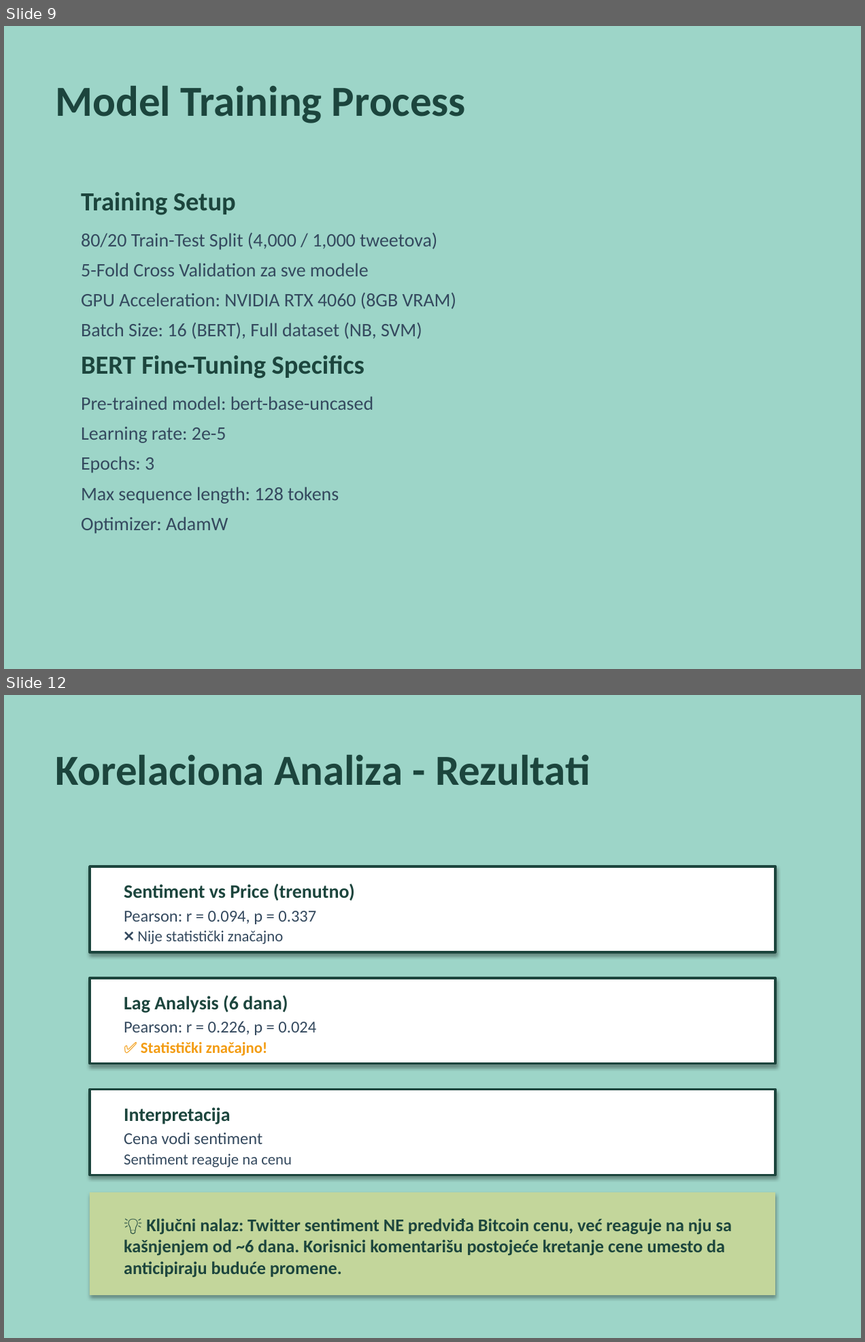
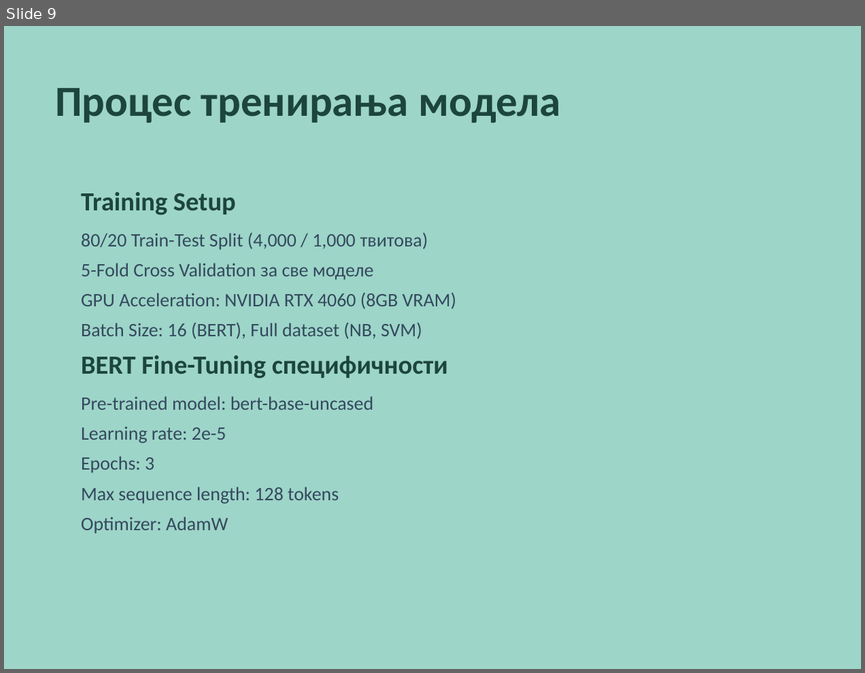
Before and after one commit to borisletic/diplomski, a slide deck: Prezentacija_Diplomski_Boris_Letic_RA_207_2021.pptx. Shown one above the other, each under a label of ours: slides 9 and 12 before the commit, slide 9 after it; the slides between them are not shown. The pictures are 865x1342 and 865x673 pixels, drawn with LibreOffice and Linux fonts; fonts in the diff are those of the drawing. Boxes give left, top, right and bottom in pixels: in the first picture for what was removed or moved away, otherwise in the second. Text is boxed around its words. In the diff, an @@ line names an element or a change of style, - is before the commit and + after.

```diff
--- a/Prezentacija_Diplomski_Boris_Letic_RA_207_2021.pptx
+++ b/Prezentacija_Diplomski_Boris_Letic_RA_207_2021.pptx
@@ slide 12 removed at box(4, 695, 861, 1338), background #FFFFFF @@
@@ rectangle removed at box(4, 695, 861, 1338) @@
@@ text removed at box(55, 755, 590, 785) @@
-Korelaciona Analiza - Rezultati
@@ rectangle removed at box(90, 866, 775, 952) @@
@@ text removed at box(124, 883, 355, 900) @@
-Sentiment vs Price (trenutno)
@@ text removed at box(124, 911, 316, 924) @@
-Pearson: r = 0.094, p = 0.337
@@ text removed at box(137, 930, 283, 944) @@
-❌ Nije statistički značajno
@@ rectangle removed at box(90, 978, 775, 1064) @@
@@ text removed at box(124, 995, 288, 1013) @@
-Lag Analysis (6 dana)
@@ text removed at box(124, 1021, 316, 1035) @@
-Pearson: r = 0.226, p = 0.024
@@ text removed at box(141, 1042, 268, 1055) @@
-✅ Statistički značajno!
@@ rectangle removed at box(90, 1089, 775, 1175) @@
@@ text removed at box(124, 1107, 230, 1124) @@
-Interpretacija
@@ text removed at box(124, 1132, 262, 1144) @@
-Cena vodi sentiment
@@ text removed at box(124, 1153, 292, 1167) @@
-Sentiment reaguje na cenu
@@ rectangle removed at box(90, 1192, 775, 1295) @@
@@ text removed at box(124, 1218, 732, 1277) @@
-💡 Ključni nalaz: Twitter sentiment NE predviđa Bitcoin cenu, već reaguje na nju sa kašnjenjem od ~6 dana. Korisnici komentarišu postojeće kretanje cene umesto da anticipiraju buduće promene.
@@ slide 9 changed as well @@
@@ text at box(55, 88, 561, 123): text changed @@
-Model Training Process
+Процес тренирања модела
@@ text at box(81, 233, 428, 280): text changed @@
-80/20 Train-Test Split (4,000 / 1,000 tweetova)
-5-Fold Cross Validation za sve modele
+80/20 Train-Test Split (4,000 / 1,000 твитова)
+5-Fold Cross Validation за све моделе
@@ text at box(81, 355, 448, 378): text changed @@
-BERT Fine-Tuning Specifics
+BERT Fine-Tuning специфичности
```
Also in this commit, not shown: 7 other slides changed, 8 slides added, 7 other slides removed.
